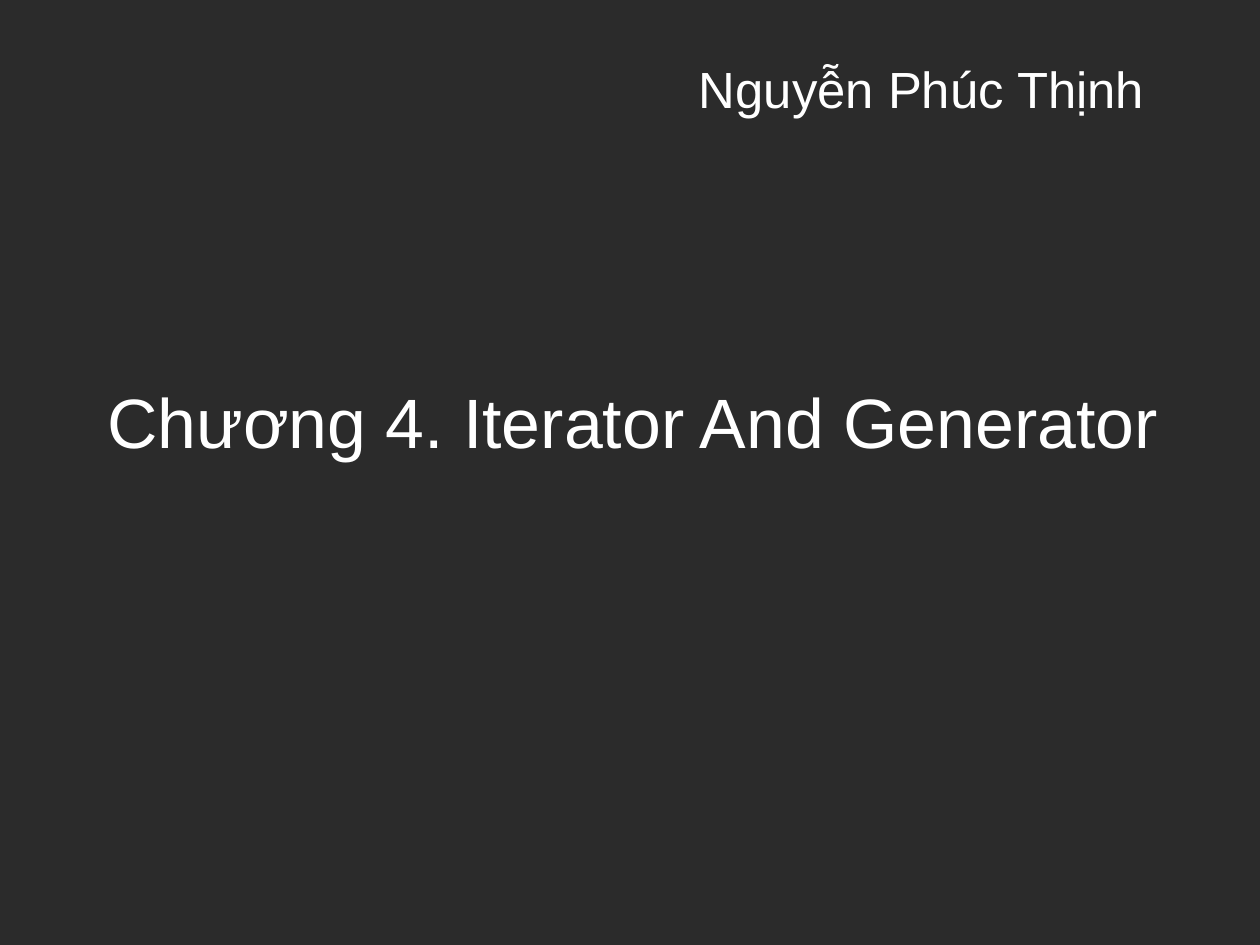
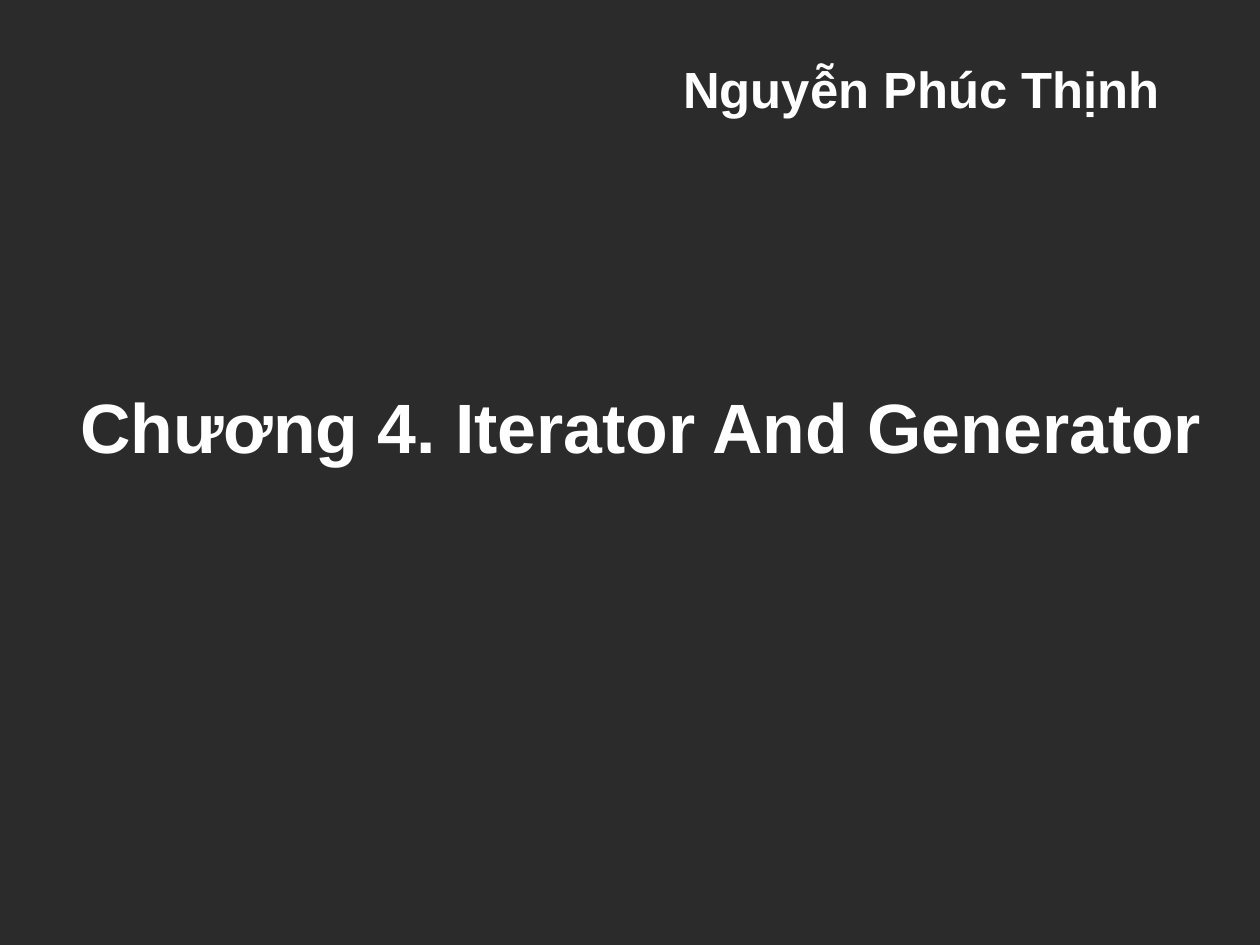
Before and after one commit to VitBomm/presentation, a slide deck: slide 1 of pre.odp. Drawn at 1260x945 pixels with LibreOffice and Linux fonts; fonts in the diff are those of the drawing; background and template pictures are left out; a plain dark background stands for a picture behind light text. Boxes give left, top, right and bottom in pixels: in the first picture for what was removed or moved away, otherwise in the second. Text is boxed around its words. In the diff, an @@ line names an element or a change of style, - is before the commit and + after.

```diff
--- a/pre.odp
+++ b/pre.odp
@@ subtitle "Nguyễn Phúc Thịnh" at [683, 67, 1160, 118]: bold on @@
@@ title "Chương 4. Iterator And Generator" at [80, 402, 1202, 467]: bold on @@
@@ title "Chương 4. Iterator And Generator": place and size @@
-title "Chương 4. Iterator And Generator" at [107, 397, 1157, 461]
+title "Chương 4. Iterator And Generator" at [80, 402, 1202, 467]
```
Also in this commit, not shown: 4 other slides changed, 35 slides added, 13 slides removed, 2 other files.
